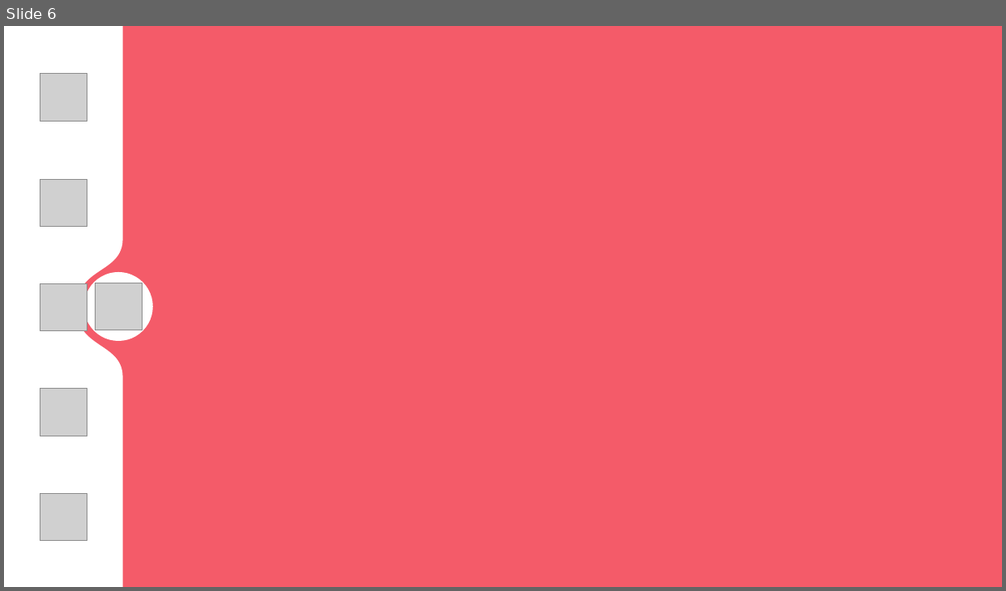
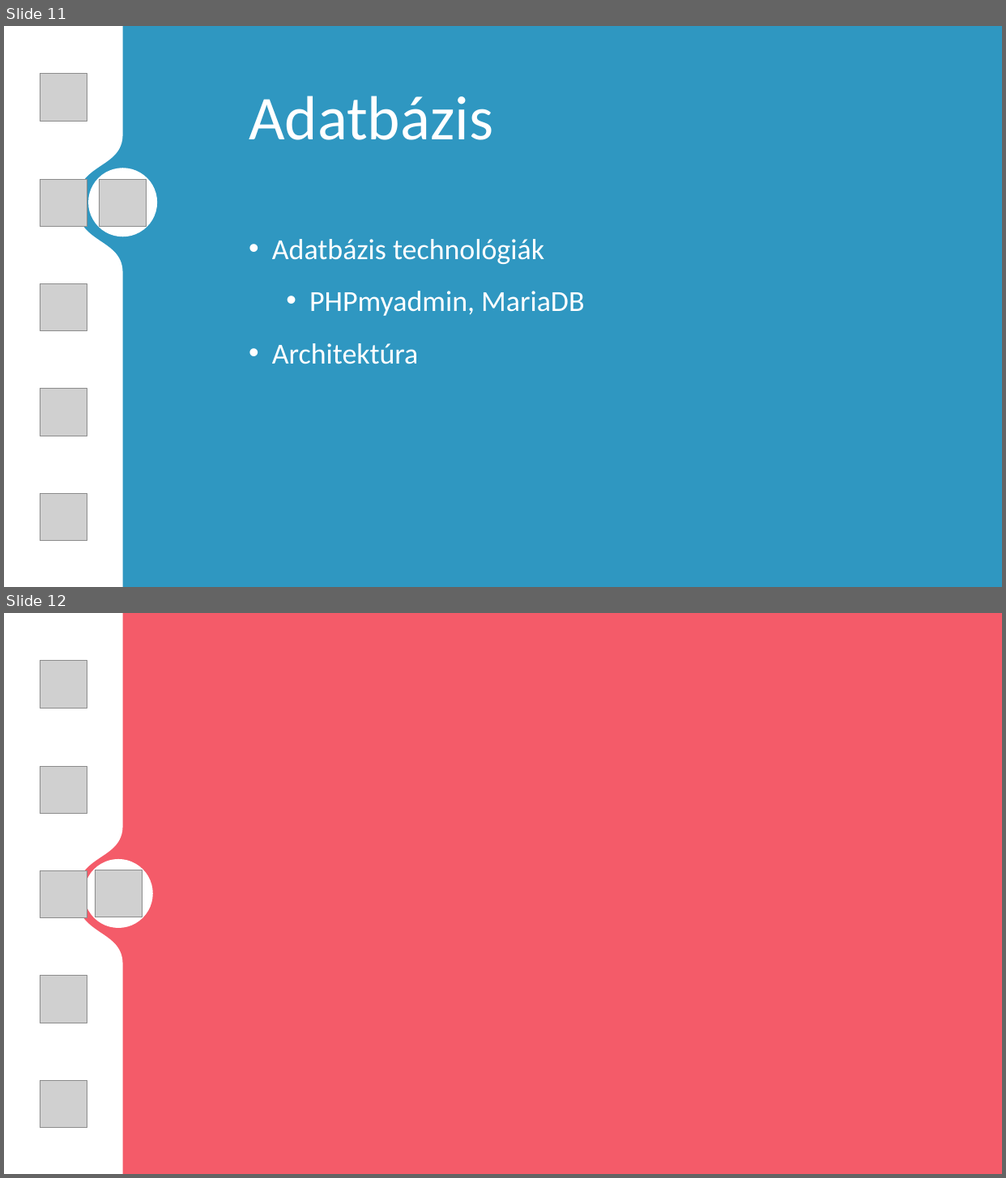
Before and after one commit to egri-richard/TurboNote, a slide deck: TNote_presentation.pptx. Shown one above the other, each under a label of ours: slide 6 before the commit, slides 11 and 12 after it. The pictures are 1006x591 and 1006x1178 pixels, drawn with LibreOffice and Linux fonts; fonts in the diff are those of the drawing; grey boxes stand for pictures; background and template pictures are left out. Boxes give left, top, right and bottom in pixels: in the first picture for what was removed or moved away, otherwise in the second. Text is boxed around its words. In the diff, an @@ line names an element or a change of style, - is before the commit and + after.

```diff
--- a/TNote_presentation.pptx
+++ b/TNote_presentation.pptx
@@ slide 11 added at box(4, 26, 1002, 587), background #2F97C1 @@
@@ freeform shape added at box(4, 26, 122, 587), fill #FFFFFF @@
@@ picture added at box(40, 74, 87, 121) @@
@@ text added at box(249, 96, 493, 140), 60 pt, text #FFFFFF @@
+Adatbázis
@@ ellipse added at box(88, 169, 157, 237), fill #FFFFFF @@
@@ picture added at box(40, 179, 87, 227) @@
@@ picture added at box(99, 179, 147, 227) @@
@@ text added at box(272, 239, 584, 365), 28 pt, text #FFFFFF @@
+• Adatbázis technológiák
+  • PHPmyadmin, MariaDB
+• Architektúra
@@ picture added at box(40, 284, 87, 331) @@
@@ picture added at box(40, 389, 87, 436) @@
@@ picture added at box(40, 494, 87, 541) @@
@@ what was slide 6 is now slide 12 @@
```
Also in this commit, not shown: 10 other slides added, 5 slides removed.
